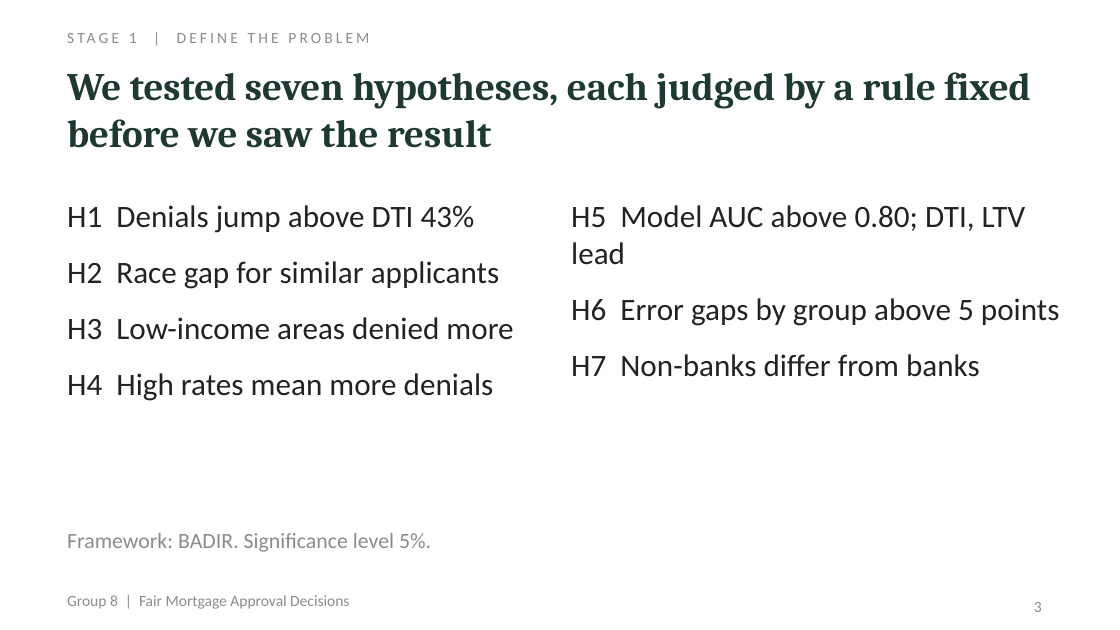
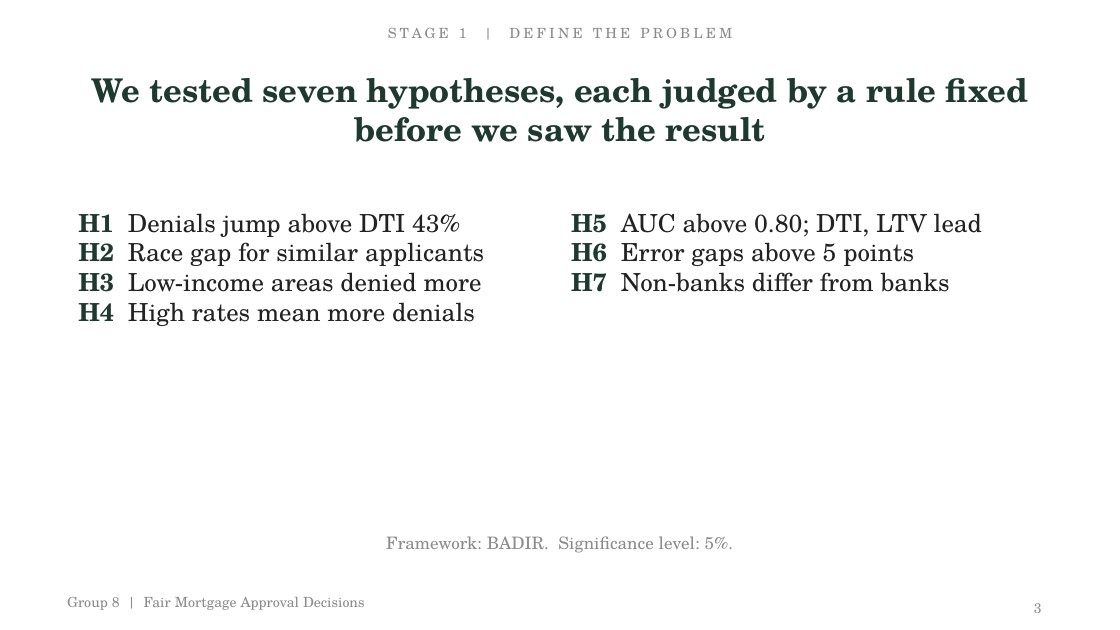
Before and after one commit to Rishhhhub/fair-mortgage-approval, a slide deck: slide 3 of deliverables/Group_8_Fair_Mortgage_Approval_Decisions_Presentation.pptx. Drawn at 1120x630 pixels with LibreOffice and Linux fonts; fonts in the diff are those of the drawing. Boxes give left, top, right and bottom in pixels: in the first picture for what was removed or moved away, otherwise in the second. Text is boxed around its words. In the diff, an @@ line names an element or a change of style, - is before the commit and + after.

```diff
--- a/deliverables/Group_8_Fair_Mortgage_Approval_Decisions_Presentation.pptx
+++ b/deliverables/Group_8_Fair_Mortgage_Approval_Decisions_Presentation.pptx
@@ text "STAGE 1 | DEFINE THE ..." at (x1=388, y1=28, x2=732, y2=38): size 10 to 9 pt, font Calibri to TeX Gyre Schola; alignment left to centre @@
@@ text "We tested seven hypotheses, each ..." at (x1=92, y1=78, x2=1028, y2=142): size 25 to 21 pt, font Cambria to TeX Gyre Schola; alignment left to centre; vertical alignment top to middle @@
@@ text "H1 Denials jump above DTI ..." moved from (x1=67, y1=205, x2=513, y2=401) to (x1=78, y1=213, x2=484, y2=326) @@
@@ text "H1 Denials jump above DTI ..." at (x1=78, y1=213, x2=484, y2=326): size 20 to 16 pt, font Calibri to TeX Gyre Schola; text colour #222222 to #1E3A2F, bold on in "H1", "H2", "H3", "H4"; less space between paragraphs @@
@@ text "H5 AUC above 0.80; DTI, ..." moved from (x1=571, y1=205, x2=1060, y2=377) to (x1=571, y1=213, x2=982, y2=292) @@
@@ text at (x1=571, y1=213, x2=982, y2=266): text changed; size 20 to 16 pt; font Calibri to TeX Gyre Schola @@
-H5 Model AUC above 0.80; DTI, LTV lead
-H6 Error gaps by group above 5 points
+H5 AUC above 0.80; DTI, LTV lead
+H6 Error gaps above 5 points
@@ text at (x1=571, y1=272, x2=950, y2=292): size 20 to 16 pt, font Calibri to TeX Gyre Schola in "H7 Non-banks differ from banks"; text colour #222222 to #1E3A2F, bold on in "H7"; less space between paragraphs @@
@@ text at (x1=386, y1=536, x2=734, y2=553): text changed; size 14 to 11 pt; font Calibri to TeX Gyre Schola @@
-Framework: BADIR. Significance level 5%.
+Framework: BADIR. Significance level: 5%.
@@ text "Group 8 | Fair Mortgage ..." at (x1=67, y1=597, x2=365, y2=610): size 10 to 9 pt, font Calibri to TeX Gyre Schola @@
@@ page number at (x1=1034, y1=603, x2=1042, y2=613): size 10 to 9 pt, font Calibri to TeX Gyre Schola @@
```
Also in this commit, not shown: 15 other slides changed, 4 other files.
